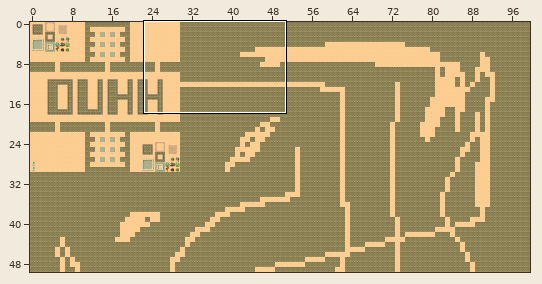
Tiled map -- hubworld.tmx. Above: a wide view before the commit, with the close-up outlined.
Close-up. Before the edit:
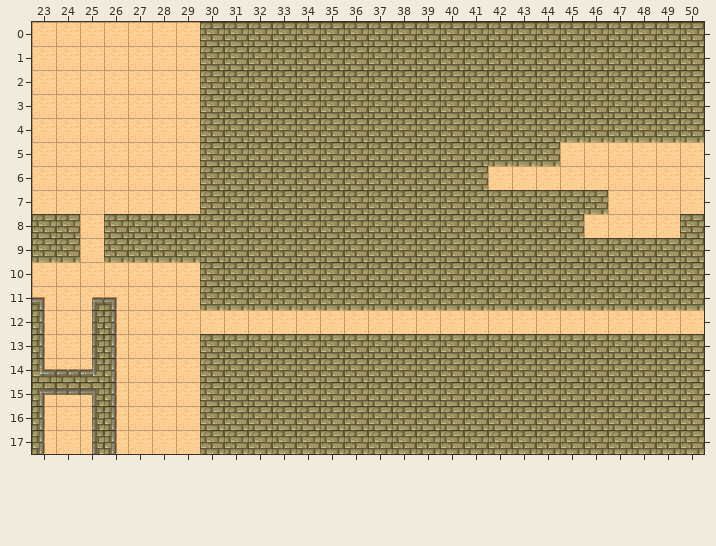
Cells are 32x32 px. Shown: x 23..50, y 0..17. The commit also changed other parts of the map, which this record leaves out.
Once edited:
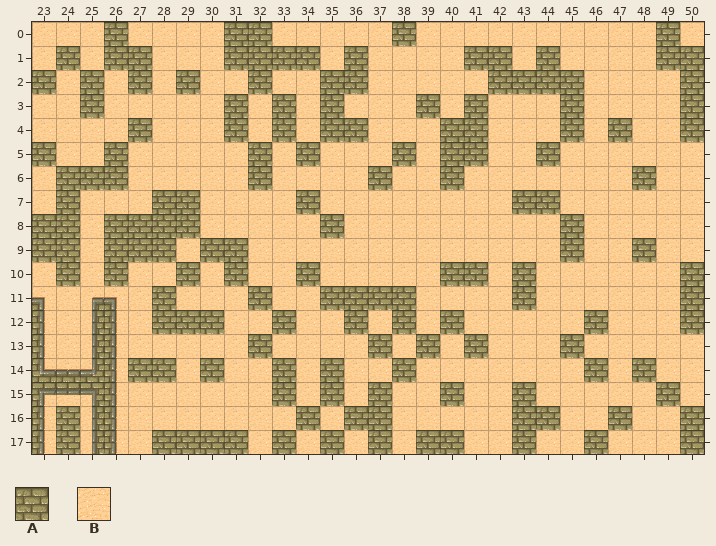
Key: from "tmw_desert_spacing": A 9, B 29.
_ is an empty cell.
The exact change:
Layer "Tile Layer 1":
y 0: x 26 B -> A; x 30 A -> B; x 33..37 AAAAA -> BBBBB; x 39..48 AAAAAAAAAA -> BBBBBBBBBB; x 50 A -> B
y 1: x 24 B -> A; x 26..27 BB -> AA; x 30 A -> B; x 35 A -> B; x 37..40 AAAA -> BBBB; x 43 A -> B; x 45..48 AAAA -> BBBB
y 2: x 23 B -> A; x 25 B -> A; x 27 B -> A; x 29..31 BAA -> ABB; x 33..34 AA -> BB; x 37..41 AAAAA -> BBBBB; x 46..49 AAAA -> BBBB
y 3: x 25 B -> A; x 30 A -> B; x 32 A -> B; x 34 A -> B; x 36..38 AAA -> BBB; x 40 A -> B; x 42..44 AAA -> BBB; x 46..49 AAAA -> BBBB
y 4: x 27 B -> A; x 30 A -> B; x 32 A -> B; x 34 A -> B; x 37..39 AAA -> BBB; x 42..44 AAA -> BBB; x 46 A -> B; x 48..49 AA -> BB
y 5: x 23 B -> A; x 26 B -> A; x 30..31 AA -> BB; x 33 A -> B; x 35..37 AAA -> BBB; x 39 A -> B; x 42..43 AA -> BB
y 6: x 24..26 BBB -> AAA; x 30..31 AA -> BB; x 33..36 AAAA -> BBBB; x 38..39 AA -> BB; x 41 A -> B; x 48 B -> A
y 7: x 24 B -> A; x 28..33 BBAAAA -> AABBBB; x 35..42 AAAAAAAA -> BBBBBBBB; x 45..46 AA -> BB
y 8: x 30..34 AAAAA -> BBBBB; x 36..44 AAAAAAAAA -> BBBBBBBBB; x 50 A -> B
y 9: x 29 A -> B; x 32..44 AAAAAAAAAAAAA -> BBBBBBBBBBBBB; x 46..47 AA -> BB; x 49..50 AA -> BB
y 10: x 24 B -> A; x 26 B -> A; x 29..30 BA -> AB; x 32..33 AA -> BB; x 35..39 AAAAA -> BBBBB; x 42 A -> B; x 44..49 AAAAAA -> BBBBBB
y 11: x 28 B -> A; x 30..31 AA -> BB; x 33..34 AA -> BB; x 39..42 AAAA -> BBBB; x 44..49 AAAAAA -> BBBBBB
y 12: x 28..30 BBB -> AAA; x 33 B -> A; x 36 B -> A; x 38 B -> A; x 40 B -> A; x 46 B -> A; x 50 B -> A
y 13: x 30..31 AA -> BB; x 33..36 AAAA -> BBBB; x 38 A -> B; x 40 A -> B; x 42..44 AAA -> BBB; x 46..50 AAAAA -> BBBBB
y 14: x 27..28 BB -> AA; x 31..32 AA -> BB; x 34 A -> B; x 36..37 AA -> BB; x 39..45 AAAAAAA -> BBBBBBB; x 47 A -> B; x 49..50 AA -> BB
y 15: x 30..32 AAA -> BBB; x 34 A -> B; x 36 A -> B; x 38..39 AA -> BB; x 41..42 AA -> BB; x 44..48 AAAAA -> BBBBB; x 50 A -> B
y 16: x 24 B -> A; x 30..33 AAAA -> BBBB; x 35 A -> B; x 38..42 AAAAA -> BBBBB; x 45..46 AA -> BB; x 48..49 AA -> BB
y 17: x 24 B -> A; x 28..29 BB -> AA; x 32 A -> B; x 34 A -> B; x 36 A -> B; x 38 A -> B; x 41..42 AA -> BB; x 44..45 AA -> BB; x 47..49 AAA -> BBB
Pixel boxes of the changes (left, top, right, bottom) in both close-ups:
changed: (32, 22, 704, 454)
